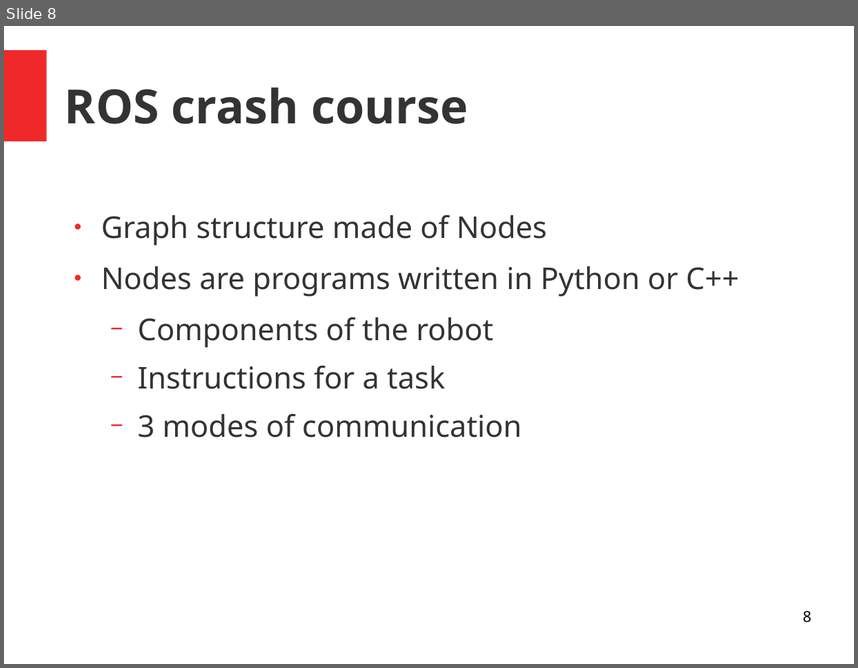
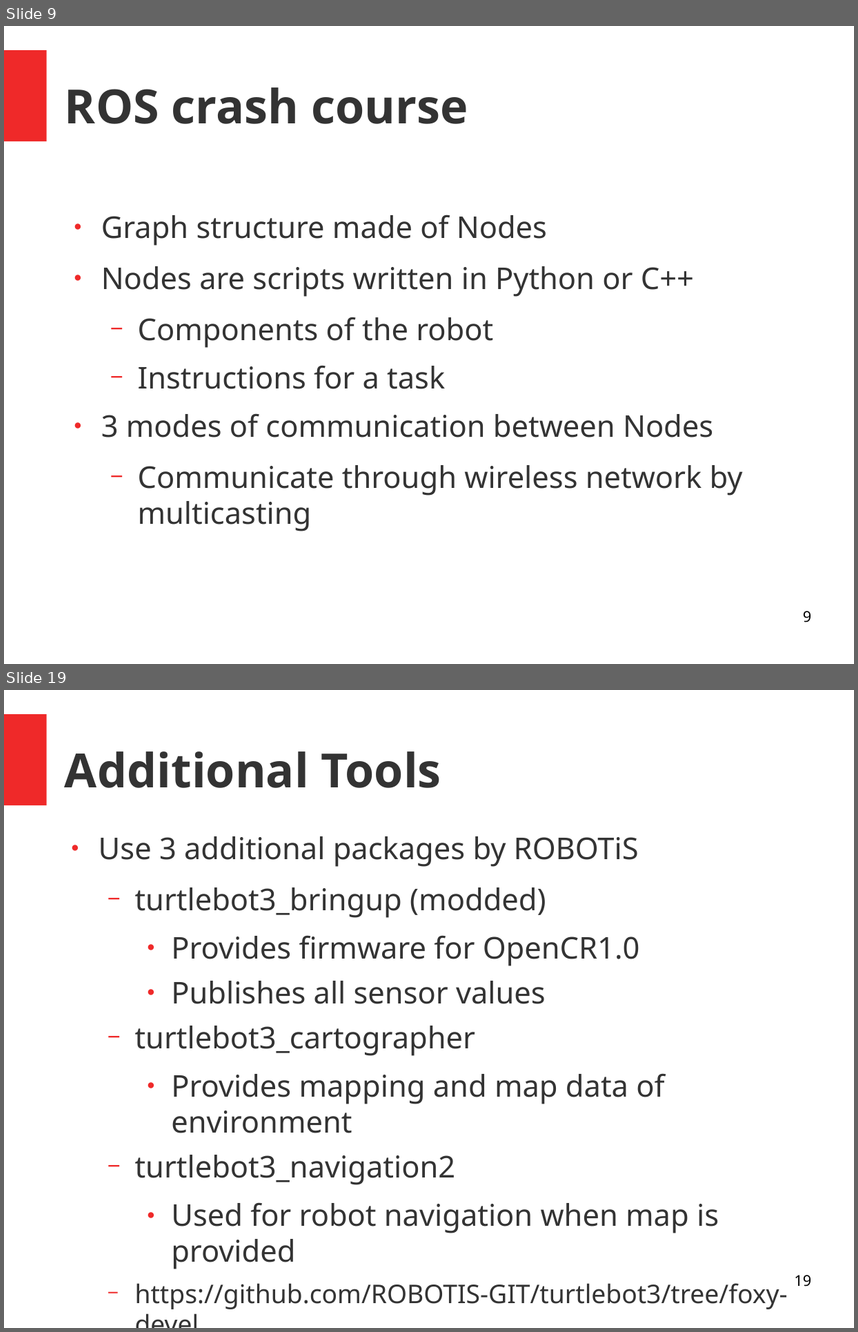
Before and after one commit to huybeme/slam_capstone, a slide deck: presentaton.odp. Shown one above the other, each under a label of ours: slide 8 before the commit, slides 9 and 19 after it; the slides between them are not shown. The pictures are 858x668 and 858x1332 pixels, drawn with LibreOffice and Linux fonts; fonts in the diff are those of the drawing. Boxes give left, top, right and bottom in pixels: in the first picture for what was removed or moved away, otherwise in the second. Text is boxed around its words. In the diff, an @@ line names an element or a change of style, - is before the commit and + after.

```diff
--- a/presentaton.odp
+++ b/presentaton.odp
@@ slide 19 added at (x1=4, y1=690, x2=854, y2=1328), background #FFFFFF; not listed: 1 template element that a slide beside it also shows @@
@@ title added at (x1=65, y1=751, x2=441, y2=788), 44 pt, text #333333, bold @@
+Additional Tools
@@ text added at (x1=99, y1=836, x2=788, y2=1309), 28 pt, text #333333 @@
+● Use 3 additional packages by ROBOTiS
+  − turtlebot3_bringup (modded)
+    ● Provides firmware for OpenCR1.0
+    ● Publishes all sensor values
+  − turtlebot3_cartographer
+    ● Provides mapping and map data of environment
+  − turtlebot3_navigation2
+    ● Used for robot navigation when map is provided
+  − https://github.com/ROBOTIS-GIT/turtlebot3/tree/foxy-devel
@@ page number added at (x1=794, y1=1274, x2=811, y2=1286), 14 pt, text #000000 @@
+19
@@ what was slide 8 is now slide 9 @@
@@ slide 9 changed as well @@
@@ text at (x1=101, y1=266, x2=694, y2=296): text changed @@
-● Nodes are programs written in Python or C++
+● Nodes are scripts written in Python or C++
@@ text at (x1=101, y1=413, x2=743, y2=531): text changed @@
-  − 3 modes of communication
+● 3 modes of communication between Nodes
+  − Communicate through wireless network by multicasting
@@ page number at (x1=803, y1=610, x2=811, y2=622): text changed @@
-8
+9
```
Also in this commit, not shown: 6 other slides changed, 22 other slides added.
